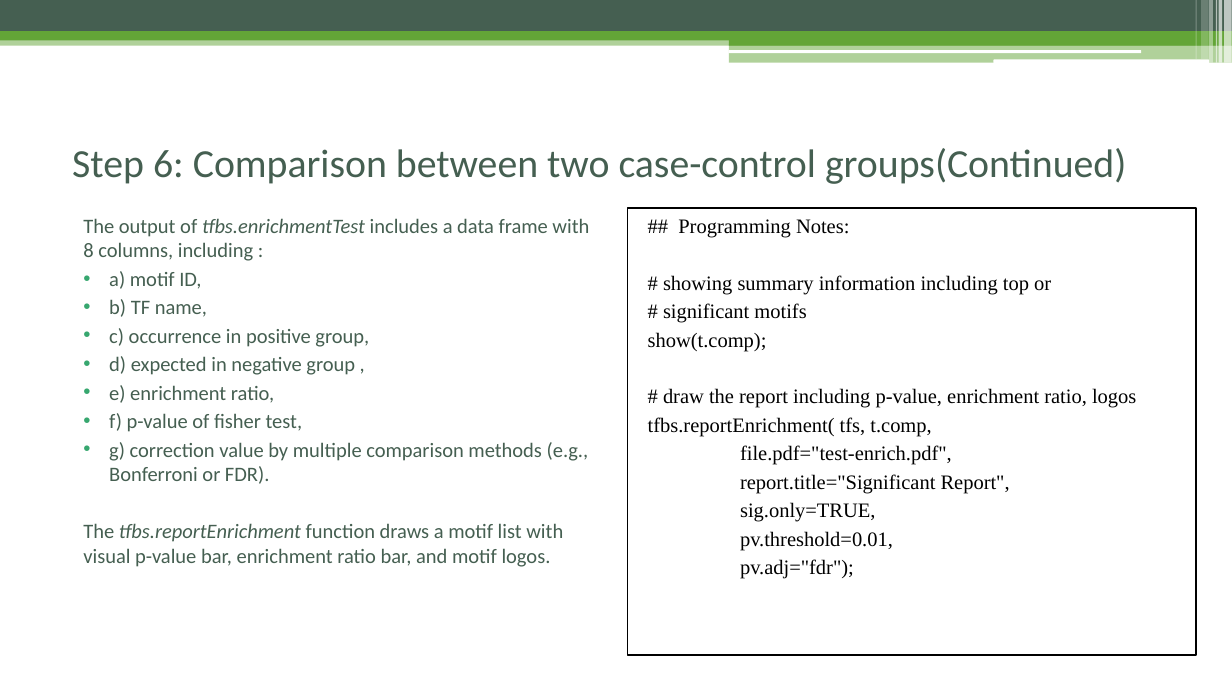
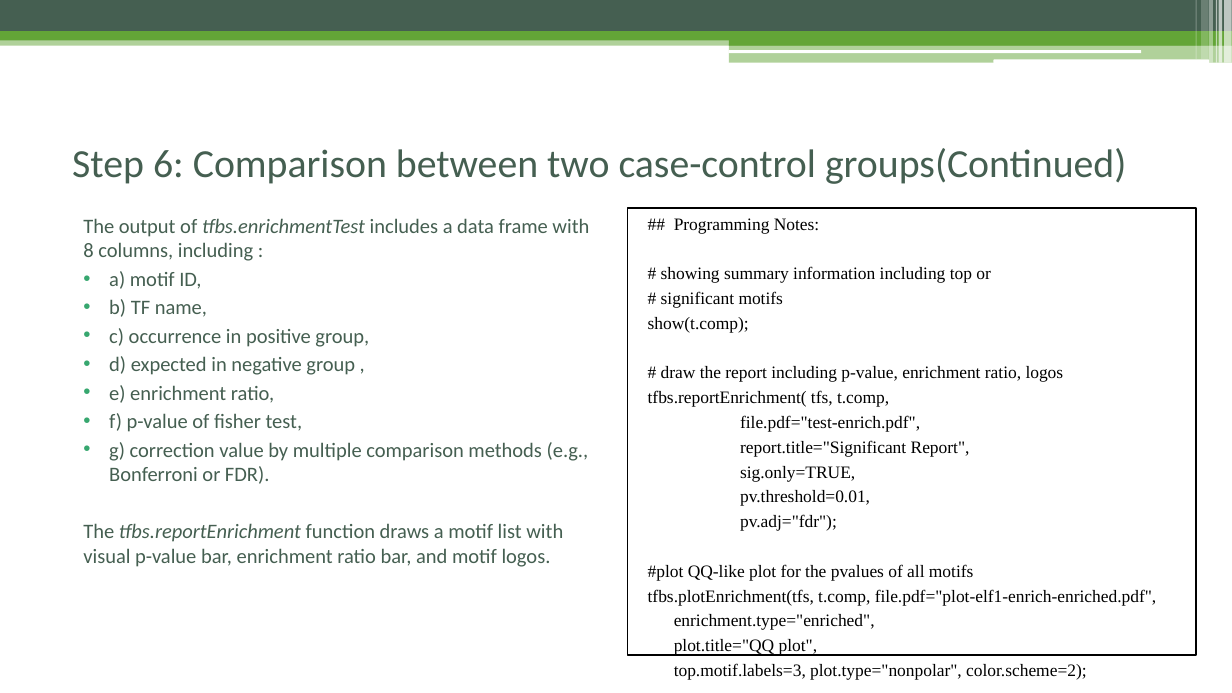
Before and after one commit to Danko-Lab/rtfbs_db, a slide deck: slide 26 of rtfbsdb-tutorial.pptx. Drawn at 1232x693 pixels with LibreOffice and Linux fonts; fonts in the diff are those of the drawing. Boxes give left, top, right and bottom in pixels: in the first picture for what was removed or moved away, otherwise in the second. Text is boxed around its words. In the diff, an @@ line names an element or a change of style, - is before the commit and + after.

Commit message:
Document Updated

```diff
--- a/rtfbsdb-tutorial.pptx
+++ b/rtfbsdb-tutorial.pptx
@@ text in rectangle at [648,218,1064,531]: size 16 to 13.6 pt in "## Programming Notes:", "# showing summary information including top or", "# significant motifs", "show(t.comp);" and 7 more places @@
@@ text in rectangle at [648,564,1157,680]: paragraphs added @@
+#plot QQ-like plot for the pvalues of all motifs
+tfbs.plotEnrichment(tfs, t.comp, file.pdf="plot-elf1-enrich-enriched.pdf",
+enrichment.type="enriched",
+plot.title="QQ plot",
+top.motif.labels=3, plot.type="nonpolar", color.scheme=2);
```
